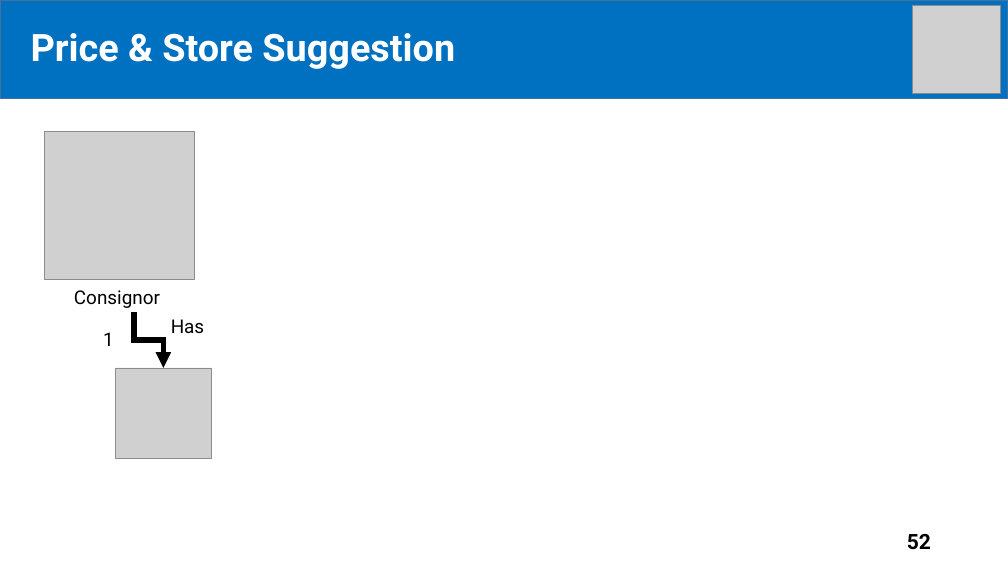
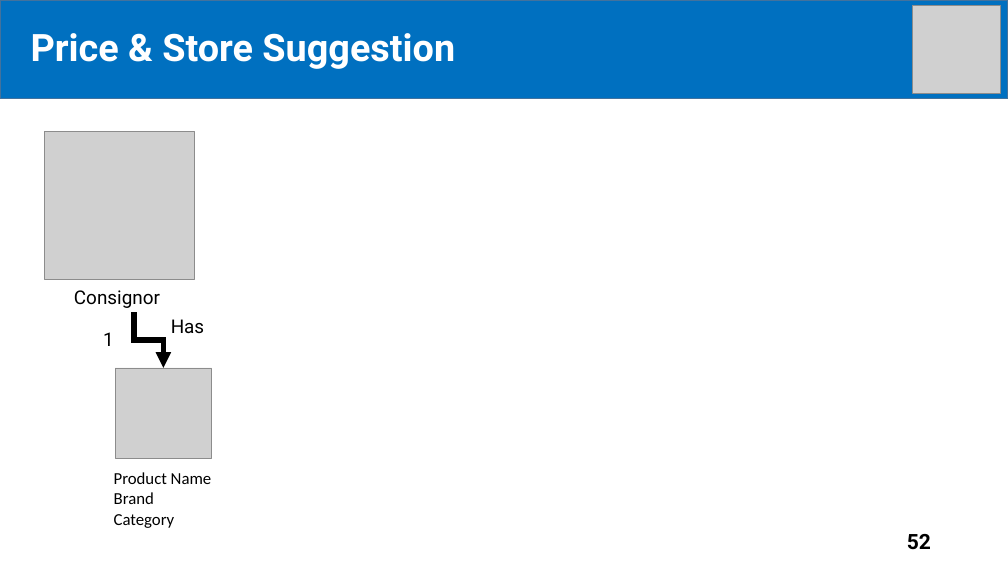
Before and after one commit to tiendan3108/CP, a slide deck: slide 52 of Source/Presentation/PreFinalPresentation.pptx. Drawn at 1008x567 pixels with LibreOffice and Linux fonts; fonts in the diff are those of the drawing; grey boxes stand for pictures. Boxes give left, top, right and bottom in pixels: in the first picture for what was removed or moved away, otherwise in the second. Text is boxed around its words. In the diff, an @@ line names an element or a change of style, - is before the commit and + after.

```diff
--- a/Source/Presentation/PreFinalPresentation.pptx
+++ b/Source/Presentation/PreFinalPresentation.pptx
@@ text added at <box>114,472,212,528</box>, 16 pt, text #000000 @@
+Product Name
+Brand
+Category
```
Also in this commit, not shown: 16 other slides changed, 5 slides added.
